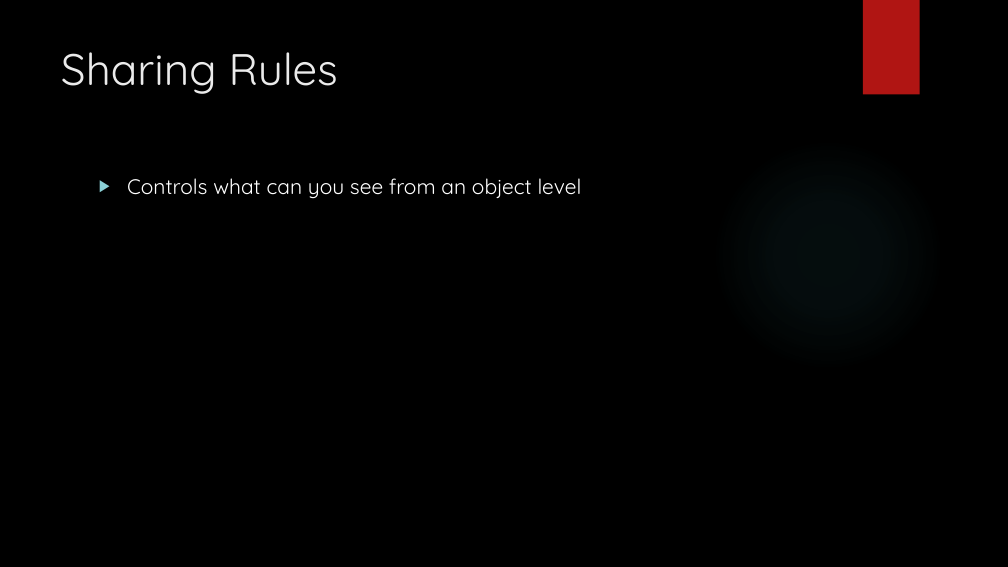
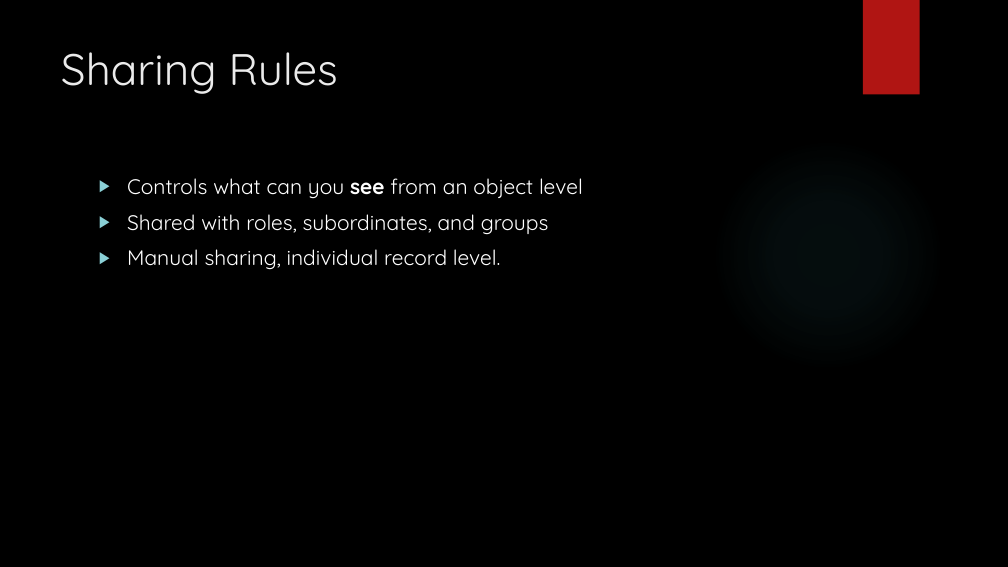
Before and after one commit to ChristianLinenko/Salesforce101, a slide deck: slide 7 of Week 2/Lecture - Week 2.pptx. Drawn at 1008x567 pixels with LibreOffice and Linux fonts; fonts in the diff are those of the drawing; background and template pictures are left out. Boxes give left, top, right and bottom in pixels: in the first picture for what was removed or moved away, otherwise in the second. Text is boxed around its words. In the diff, an @@ line names an element or a change of style, - is before the commit and + after.

```diff
--- a/Week 2/Lecture - Week 2.pptx
+++ b/Week 2/Lecture - Week 2.pptx
@@ text at <box>127,178,583,198</box>: bold on in "see" @@
@@ text at <box>127,214,549,269</box>: paragraphs added @@
+▶ Shared with roles, subordinates, and groups
+▶ Manual sharing, individual record level.
```
Also in this commit, not shown: 2 other slides changed, 4 slides added.
